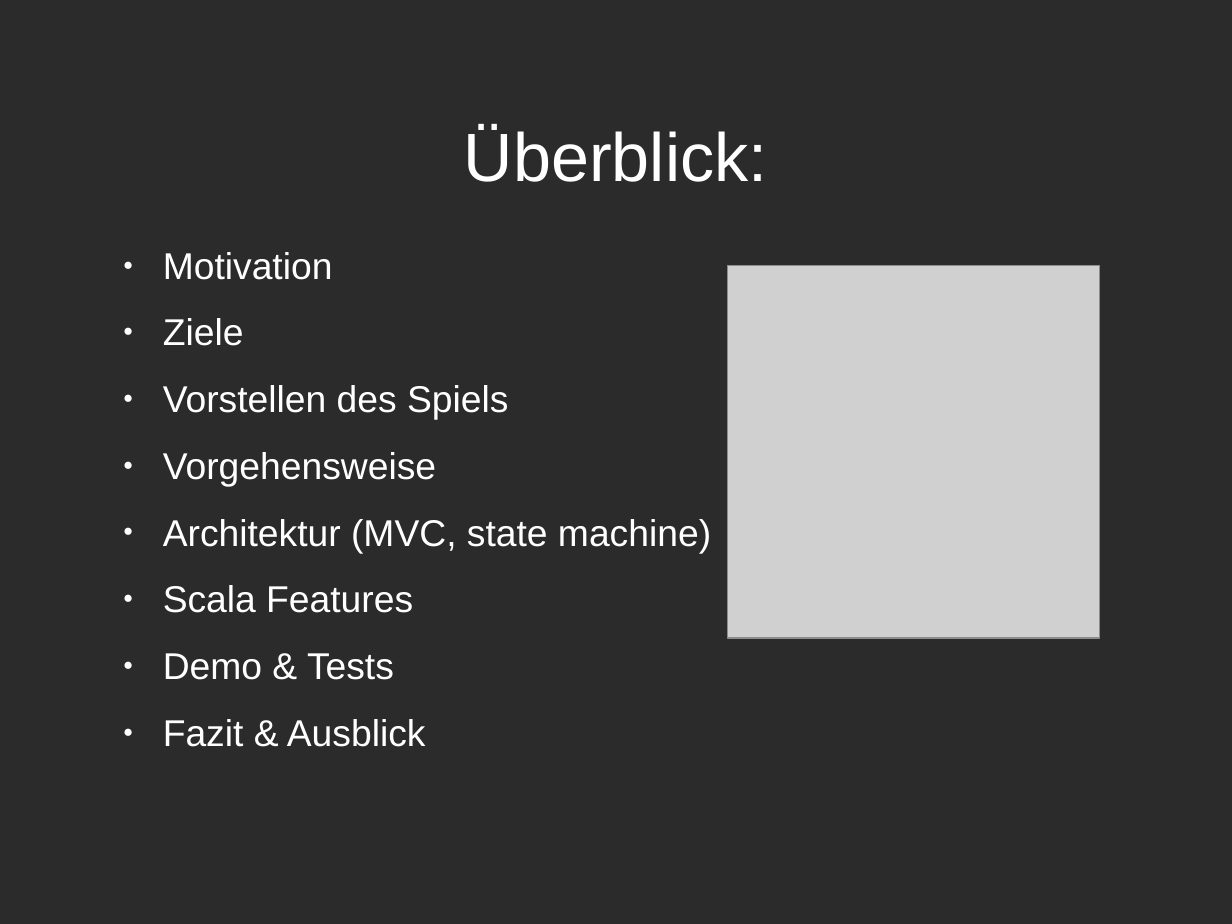
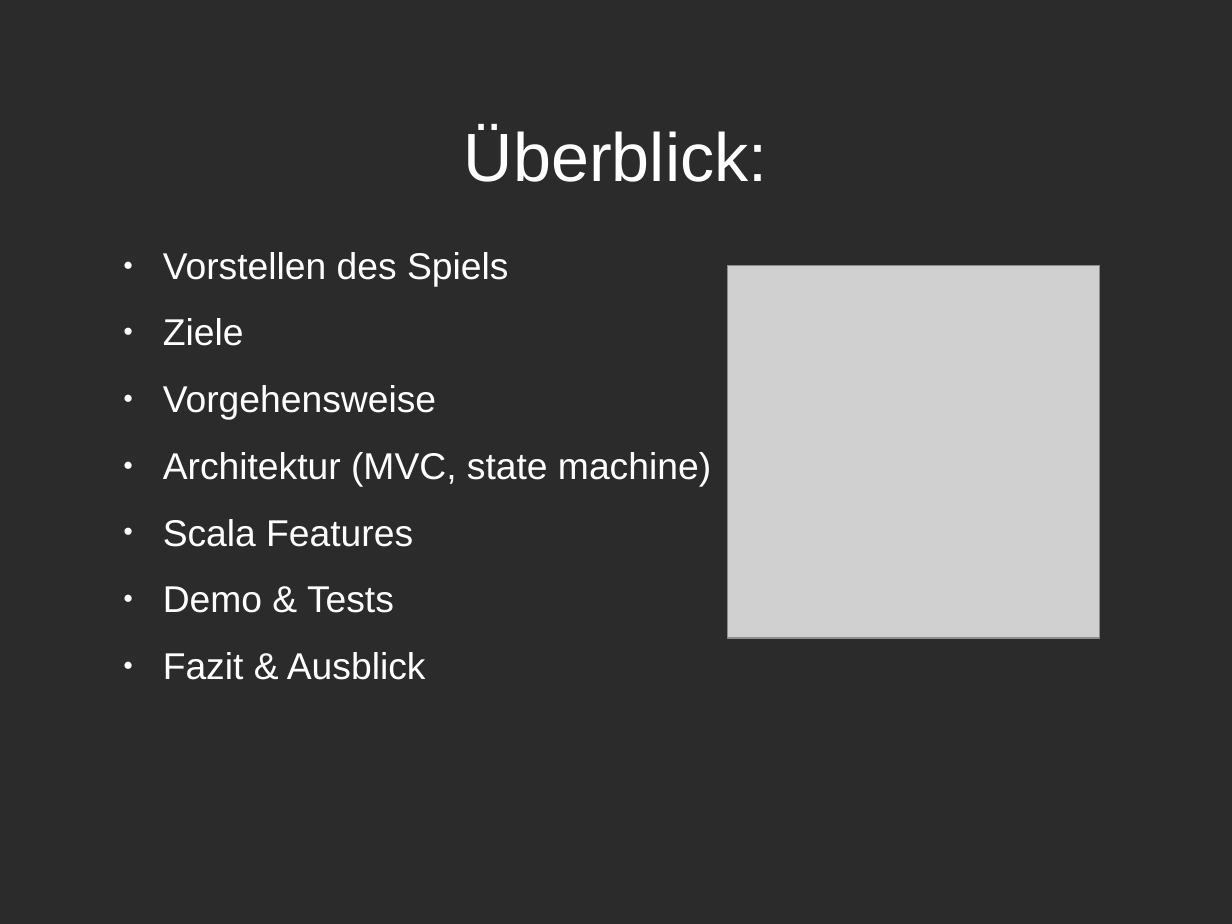
Before and after one commit to Jaykhum/dicewar, a slide deck: slide 2 of doc/Dicewars.odp. Drawn at 1232x924 pixels with LibreOffice and Linux fonts; fonts in the diff are those of the drawing; grey boxes stand for pictures; background and template pictures are left out; a plain dark background stands for a picture behind light text. Boxes give left, top, right and bottom in pixels: in the first picture for what was removed or moved away, otherwise in the second. Text is boxed around its words. In the diff, an @@ line names an element or a change of style, - is before the commit and + after.

Commit message:
modify doc

```diff
--- a/doc/Dicewars.odp
+++ b/doc/Dicewars.odp
@@ text at [163,252,508,287]: text changed @@
-● Motivation
+● Vorstellen des Spiels
@@ text at [163,385,508,420]: paragraph removed @@
-● Vorstellen des Spiels
```
Also in this commit, not shown: 8 other slides changed, 1 slide removed.
